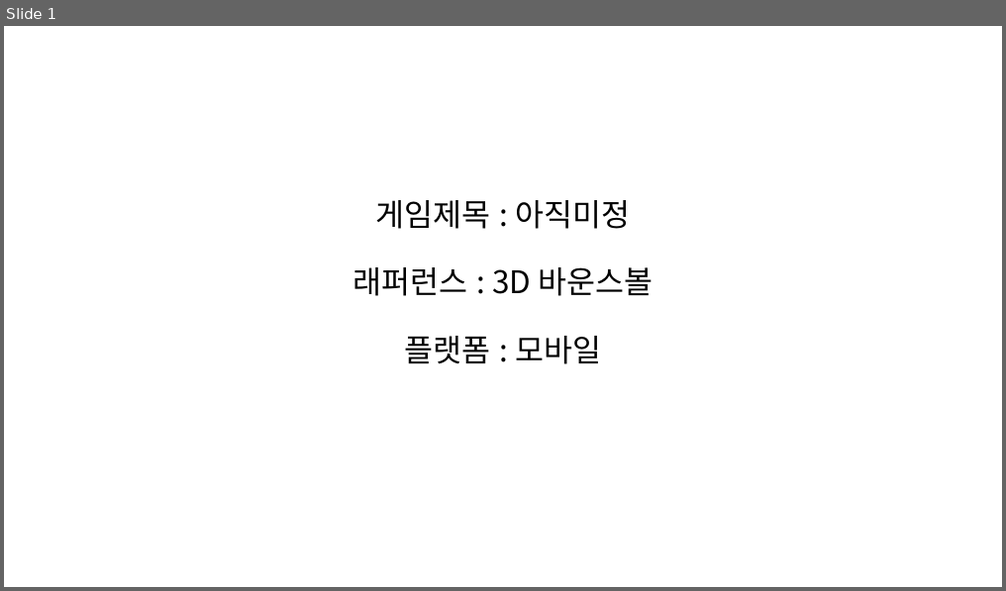
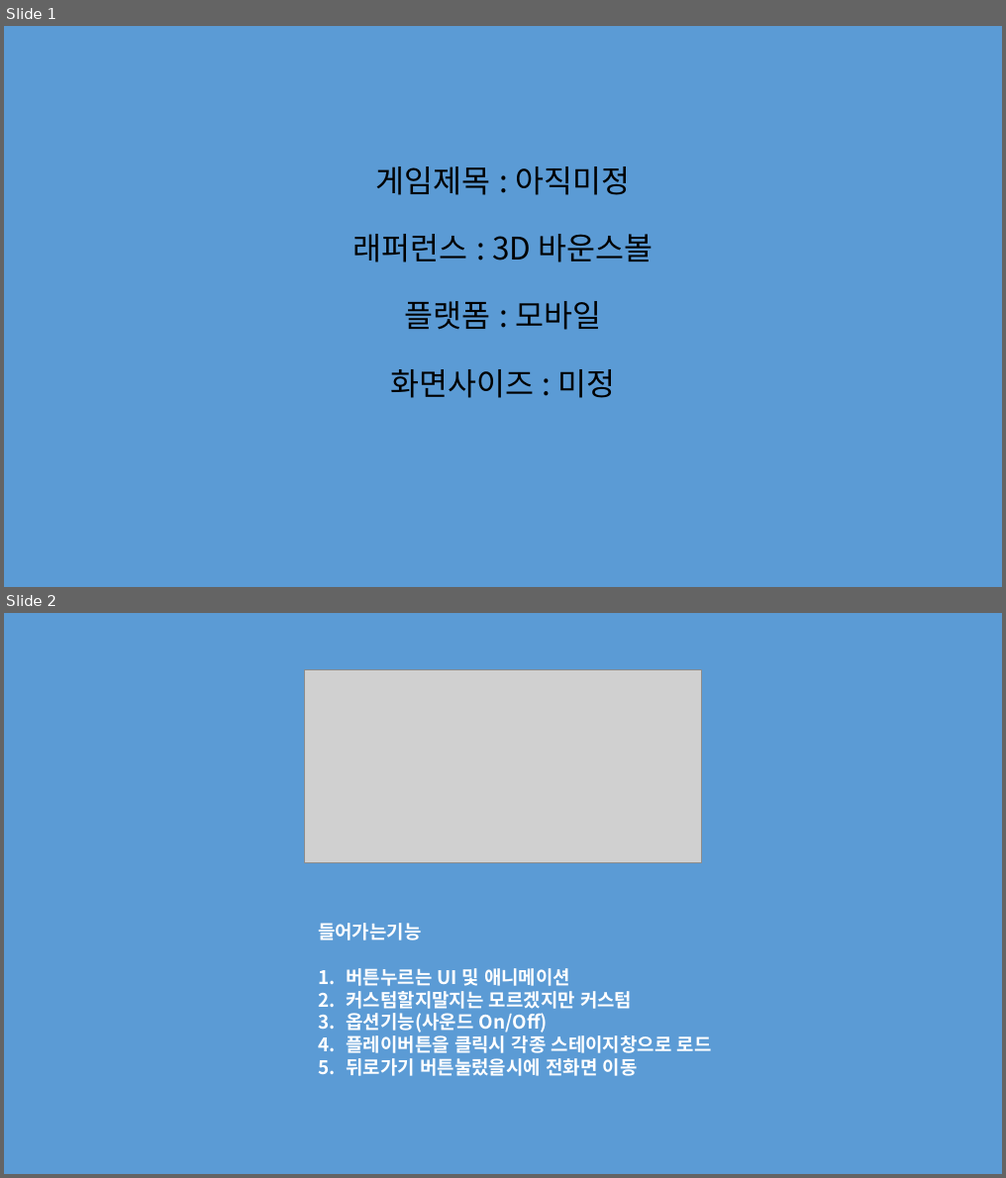
Before and after one commit to LeeJaeHwan182/Dongseo_Art-IndieGame, a slide deck: Dongseo/Dongseo_Art&IndieGame_PPT.pptx. Shown one above the other, each under a label of ours: slide 1 before the commit, slides 1 and 2 after it. The pictures are 1006x591 and 1006x1178 pixels, drawn with LibreOffice and Linux fonts; fonts in the diff are those of the drawing; grey boxes stand for pictures. Boxes give left, top, right and bottom in pixels: in the first picture for what was removed or moved away, otherwise in the second. Text is boxed around its words. In the diff, an @@ line names an element or a change of style, - is before the commit and + after.

Commit message:
(LJH) PPT make a change
피피티 들어갈거 간략하게 생각해봄

```diff
--- a/Dongseo/Dongseo_Art&IndieGame_PPT.pptx
+++ b/Dongseo/Dongseo_Art&IndieGame_PPT.pptx
@@ slide 2 added at (x1=4, y1=613, x2=1002, y2=1174), background #5B9BD5 @@
@@ picture added at (x1=305, y1=669, x2=702, y2=863) @@
@@ text added at (x1=318, y1=923, x2=712, y2=1076), 18 pt, text #FFFFFF, bold @@
+들어가는기능
+1. 버튼누르는 UI 및 애니메이션
+2. 커스텀할지말지는 모르겠지만 커스텀
+3. 옵션기능(사운드 On/Off)
+4. 플레이버튼을 클릭시 각종 스테이지창으로 로드
+5. 뒤로가기 버튼눌렀을시에 전화면 이동
@@ slide 1 changed as well @@
@@ background #FFFFFF to #5B9BD5 @@
@@ text at (x1=390, y1=370, x2=616, y2=398): paragraph added @@
+화면사이즈 : 미정
```
Also in this commit, not shown: 5 other slides added.
